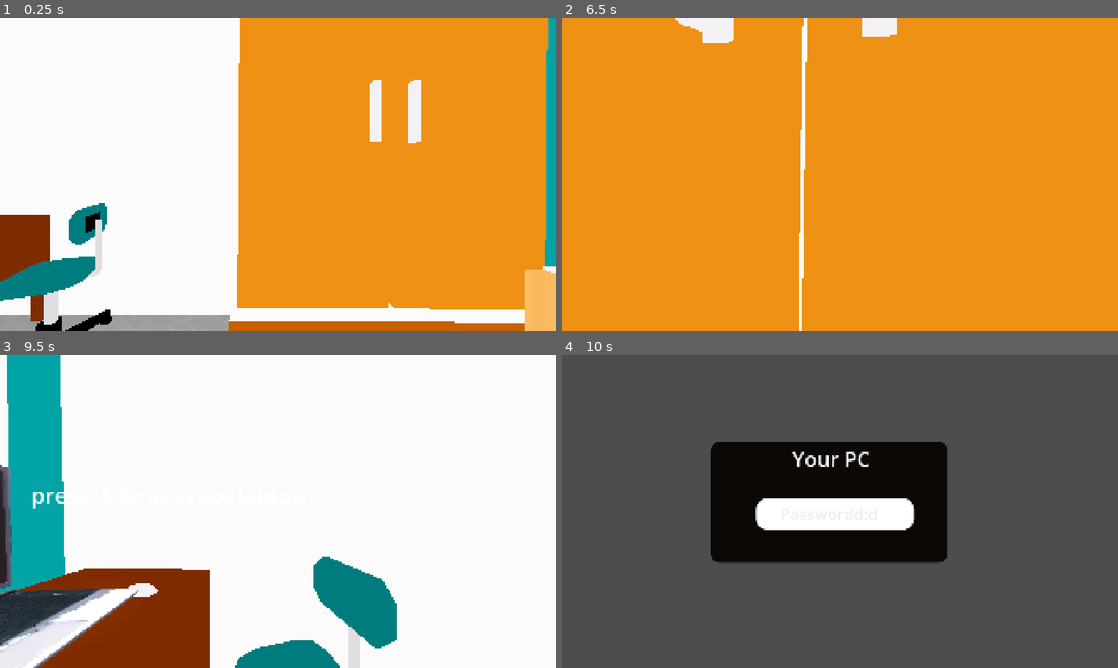
Above: before the commit, frames 1-4 (two rows, left to right).
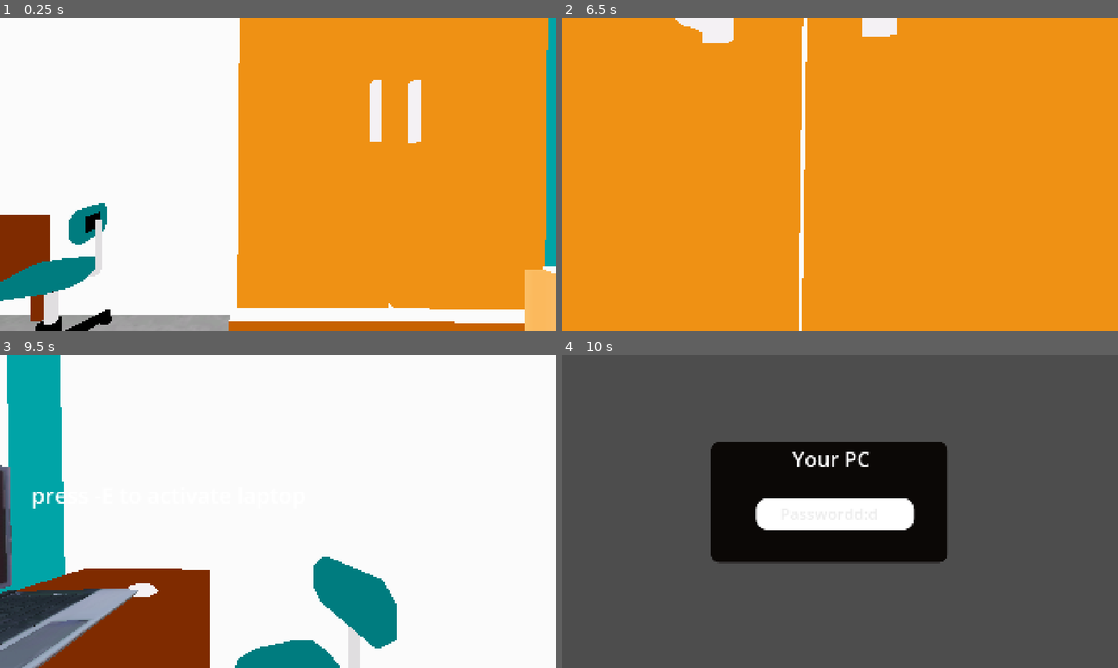
Above: after the commit, the same moments.

Repository: lostlp09/Framework
Game: Godot game, scene res://node_3d.tscn
Same seed, same stepped clock (60 frames per second), same inputs: the game is played once before the commit and once after it.
Inputs (mouse positions are in pixels of both pictures, inside the frame that each line leads up to):
- Up to frame 1 (0.25 s): no input
- Up to frame 2 (6.5 s): tap Enter at 0.5, 2, 3.5 s; move the mouse to (867, 174) at 0.52 s; hold W (forward) 0.53-5.78 s; tap E (interact) at 0.6, 3.6 s; tap Space at 1.25, 2.75, 4.25 s; move the mouse to (812, 174) at 1.27 s; click (812, 174) at 1.35 s; move the mouse to (851, 168) at 2.02 s; tap Alt at 2.1, 5.1 s; move the mouse to (834, 180) at 2.77 s; tap Shift at 2.85, 5.85 s; move the mouse to (878, 177) at 3.52 s; move the mouse to (795, 171) at 4.27 s; click (795, 171) at 4.35 s; move the mouse to (845, 174) at 5.02 s; move the mouse to (817, 168) at 5.77 s; hold D (right) from 5.78 s (still down)
- Up to frame 3 (9.5 s): move the mouse to (305, 511) at 6.52 s; release D (right) at 6.53 s; hold W (forward) 6.53-8.78 s; tap E (interact) at 6.6 s; move the mouse to (250, 511) at 7.27 s; click (250, 511) at 7.35 s; move the mouse to (289, 505) at 8.02 s; tap Alt at 8.1 s; move the mouse to (272, 517) at 8.77 s; hold A (left) from 8.78 s (still down); tap Shift at 8.85 s
- Up to frame 4 (10 s): move the mouse to (878, 514) at 9.52 s; release A (left) at 9.53 s; hold W (forward) from 9.53 s (still down); tap E (interact) at 9.6 s

Frames 1-2 are identical in both runs. In frame 3, 2.0% of the frame differs, in the area x 0-25%, y 72-100%; in frame 4, nothing differs.

Commit message:
added small easter egg

Diff:
--- a/framework/node_3d.tscn
+++ b/framework/node_3d.tscn
@@ -1,10 +1,16 @@
-[gd_scene load_steps=9 format=3 uid="uid://mnnoxlamtqcn"]
+[gd_scene load_steps=13 format=3 uid="uid://mnnoxlamtqcn"]
 
 [ext_resource type="Script" uid="uid://bjuedwq3wrhqj" path="res://character_body_3d.gd" id="1_a202f"]
+[ext_resource type="Texture2D" uid="uid://cih734l70duin" path="res://youtubethumbnails/760d5fe5765d25d6ac380e6c8a0c8107.jpg" id="1_r3fl7"]
 [ext_resource type="PackedScene" uid="uid://dfhta6ibcvvot" path="res://framework.tscn" id="2_noarx"]
 [ext_resource type="PackedScene" uid="uid://bc6rele1pcme4" path="res://room.tscn" id="3_a0tk4"]
 
 [sub_resource type="BoxMesh" id="BoxMesh_a202f"]
+uv2_padding = 1.02
+
+[sub_resource type="StandardMaterial3D" id="StandardMaterial3D_jka67"]
+albedo_texture = ExtResource("1_r3fl7")
+uv1_scale = Vector3(3.04, 7.955, -1.165)
 
 [sub_resource type="ProceduralSkyMaterial" id="ProceduralSkyMaterial_noarx"]
 sky_horizon_color = Color(0.662243, 0.671743, 0.686743, 1)
@@ -22,10 +28,21 @@
 [sub_resource type="CapsuleShape3D" id="CapsuleShape3D_jka67"]
 height = 4.49901
 
+[sub_resource type="StandardMaterial3D" id="StandardMaterial3D_r3fl7"]
+albedo_color = Color(0, 0, 0, 1)
+
+[sub_resource type="PlaneMesh" id="PlaneMesh_i5arm"]
+
 [node name="Node3D" type="Node3D"]
 
 [node name="CSGMesh3D" type="CSGMesh3D" parent="."]
-transform = Transform3D(-33.115, 0, 2.77834e-06, 0, 1, 0, -2.895e-06, 0, -31.7805, 0, -1.46593, 0)
+transform = Transform3D(-33.115, 0, 2.77834e-06, 0, 1, 0, -2.895e-06, 0, -31.7805, 0, 10.8805, 0)
+use_collision = true
+mesh = SubResource("BoxMesh_a202f")
+
+[node name="CSGMesh3D2" type="CSGMesh3D" parent="."]
+transform = Transform3D(-0.167539, 0, -2.00973, 0, 10.6251, 0, 0.106669, 0, -3.15659, 2.8361, 2.84381, 1.82889)
+material_override = SubResource("StandardMaterial3D_jka67")
 use_collision = true
 mesh = SubResource("BoxMesh_a202f")
 
@@ -68,3 +85,13 @@
 
 [node name="Sketchfab_Scene2" parent="." instance=ExtResource("3_a0tk4")]
 transform = Transform3D(0.035, 0, 0, 0, 0.035, 0, 0, 0, 0.035, -3.98081, 0.730556, 7.57475)
+
+[node name="MeshInstance3D" type="MeshInstance3D" parent="."]
+transform = Transform3D(2.54803, 0, 0, 0, 0.00764192, -11.506, 0, 0.972982, 0.0903695, 0.81998, 0.305404, 0.369113)
+material_override = SubResource("StandardMaterial3D_r3fl7")
+mesh = SubResource("PlaneMesh_i5arm")
+
+[node name="MeshInstance3D2" type="MeshInstance3D" parent="."]
+transform = Transform3D(2.5369, 0.0753332, -0.600603, -0.191773, 0.969386, 0.484879, 0.140819, -0.0370012, 11.4804, 0.468729, 0.726417, -9.32255)
+material_override = SubResource("StandardMaterial3D_r3fl7")
+mesh = SubResource("PlaneMesh_i5arm")
Binary file added: framework/youtubethumbnails/760d5fe5765d25d6ac380e6c8a0c8107.jpg
Not shown, added: framework/youtubethumbnails/760d5fe5765d25d6ac380e6c8a0c8107.jpg.import
